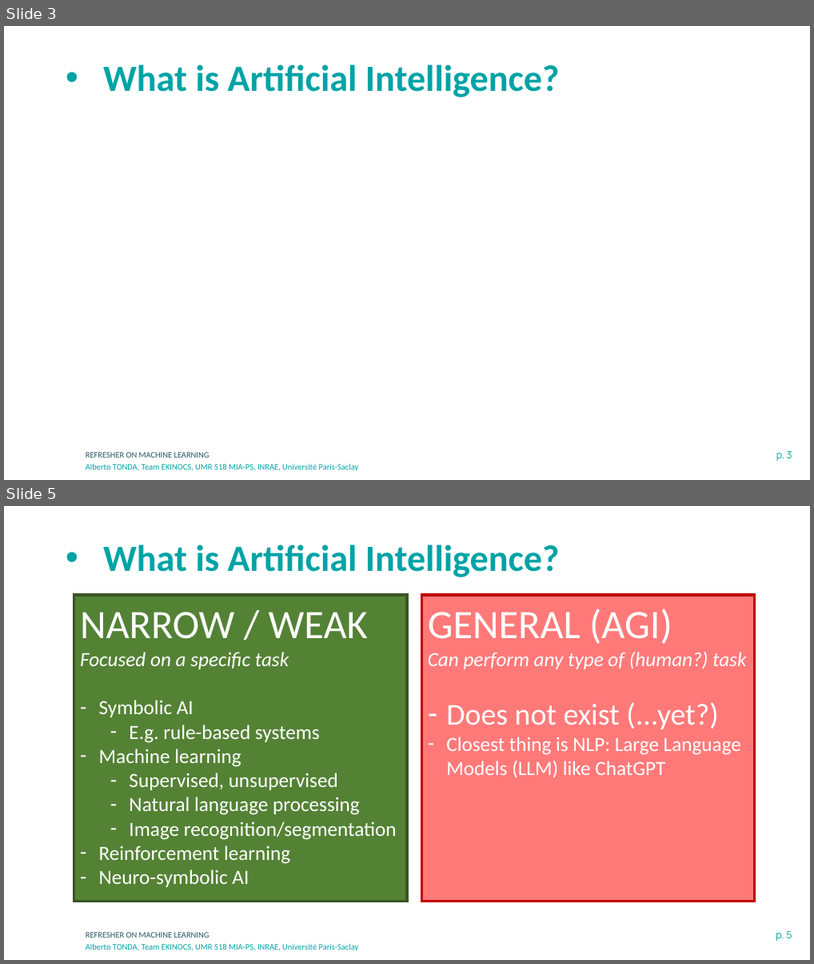
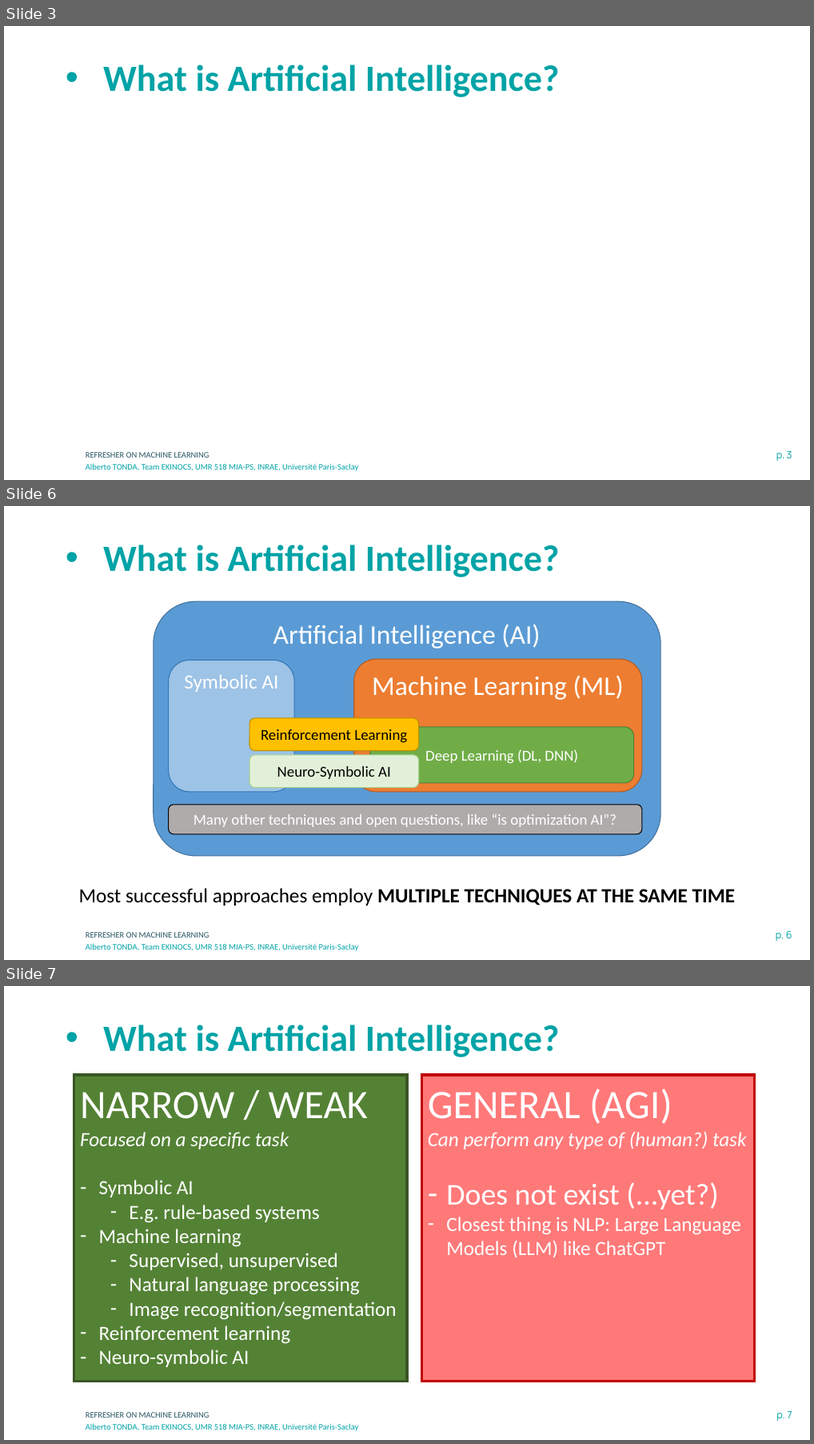
Before and after one commit to albertotonda/teaching, a slide deck: deep-learning-in-practice-with-pytorch/0-machine-learning.pptx. Shown one above the other, each under a label of ours: slides 3 and 5 before the commit, slides 3, 6 and 7 after it; the slides between them are not shown. The pictures are 814x964 and 814x1444 pixels, drawn with LibreOffice and Linux fonts; fonts in the diff are those of the drawing; background and template pictures are left out. Boxes give left, top, right and bottom in pixels: in the first picture for what was removed or moved away, otherwise in the second. Text is boxed around its words. In the diff, an @@ line names an element or a change of style, - is before the commit and + after.

```diff
--- a/deep-learning-in-practice-with-pytorch/0-machine-learning.pptx
+++ b/deep-learning-in-practice-with-pytorch/0-machine-learning.pptx
@@ slide 6 added at bbox=[4, 506, 810, 960], background #FFFFFF; not listed: 3 template elements that a slide beside it also shows @@
@@ title added at bbox=[103, 544, 560, 577], 44 pt, text #00A3A6, bold @@
+• What is Artificial Intelligence?
@@ rounded rectangle added at bbox=[154, 601, 661, 856], fill #5B9BD5, outline #43739E 1 pt, 32 pt, text #FFFFFF @@
+Artificial Intelligence (AI)
@@ rounded rectangle added at bbox=[169, 660, 294, 792], fill #9DC3E6, outline #2E75B6 1 pt, 24 pt, text #FFFFFF @@
+Symbolic AI
@@ rounded rectangle added at bbox=[354, 659, 642, 792], fill #ED7D31, outline #AF5C24 1 pt, 32 pt, text #FFFFFF @@
+Machine Learning (ML)
@@ rounded rectangle added at bbox=[250, 718, 419, 751], fill #FFC000, outline #BD8E00 1 pt, 18 pt, text #000000 @@
+Reinforcement Learning
@@ rounded rectangle added at bbox=[370, 727, 634, 783], fill #70AD47, outline #538035 1 pt, 18 pt, text #FFFFFF @@
+Deep Learning (DL, DNN)
@@ rounded rectangle added at bbox=[250, 755, 419, 788], fill #E2F0D9, outline #A9D18E 1 pt, 18 pt, text #000000 @@
+Neuro-Symbolic AI
@@ rounded rectangle added at bbox=[169, 804, 642, 834], fill #AFABAB, outline #000000 1 pt, 18 pt, text #FFFFFF @@
+Many other techniques and open questions, like “is optimization AI”?
@@ text added at bbox=[79, 888, 735, 905], 24 pt, text #000000, bold @@
+Most successful approaches employ MULTIPLE TECHNIQUES AT THE SAME TIME
@@ what was slide 5 is now slide 7 @@
@@ page number at bbox=[777, 1411, 792, 1420]: text changed @@
-p. 5
+p. 7
```
Also in this commit, not shown: 3 slides changed, 1 other slide added, 25 other files.
